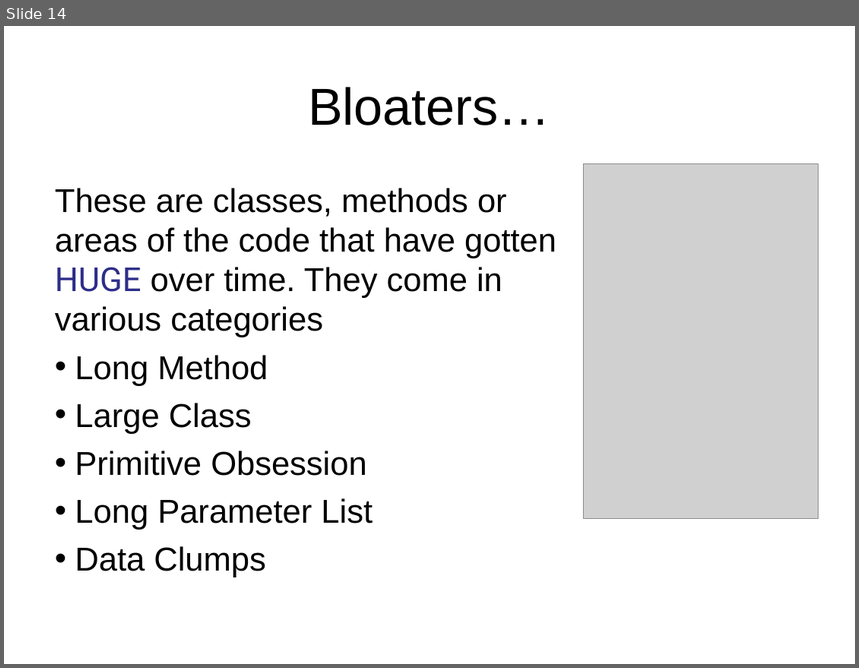
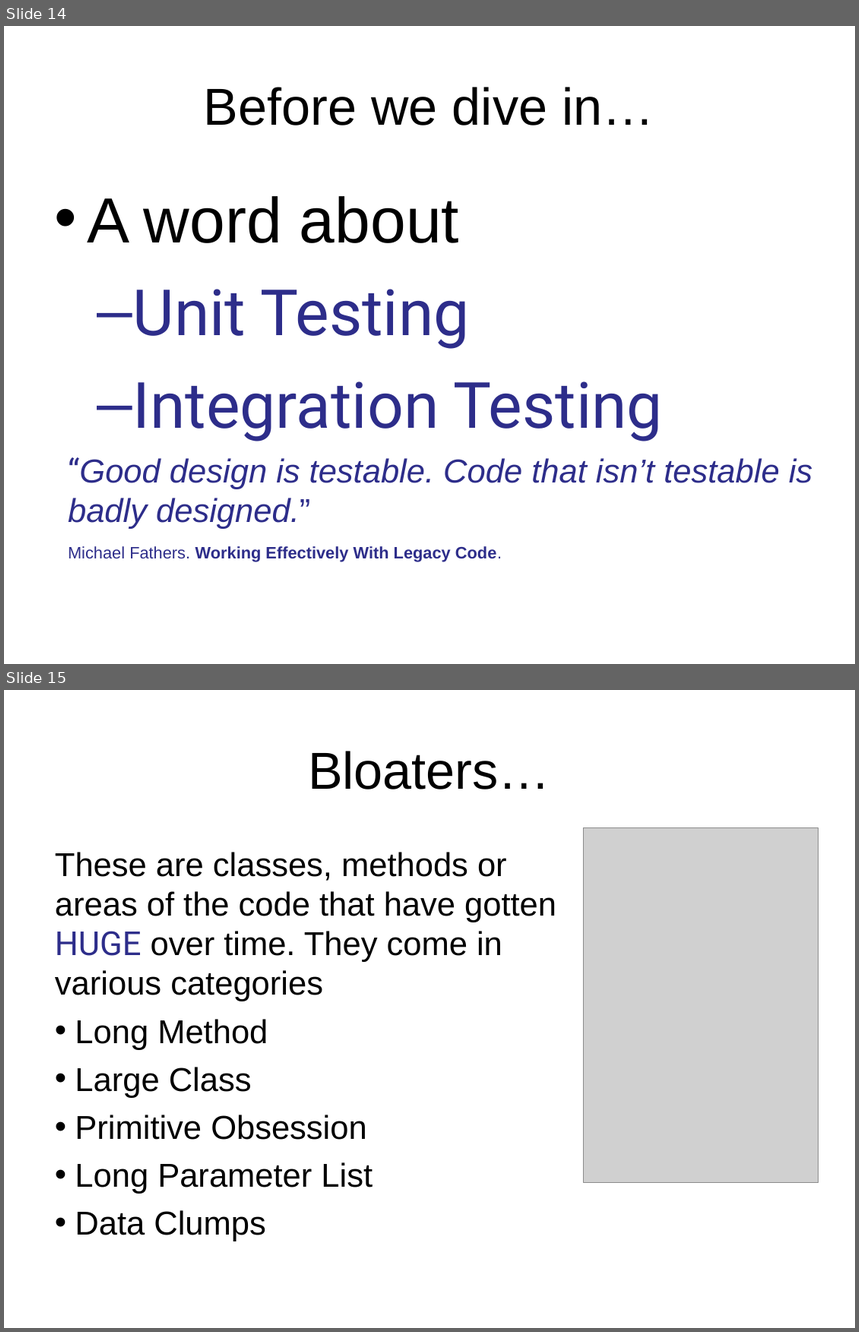
Before and after one commit to anibalvelarde/CodeSmells, a slide deck: DevelopingANoseForCodeSmells.ppt. Shown one above the other, each under a label of ours: slide 14 before the commit, slides 14 and 15 after it. The pictures are 859x668 and 859x1332 pixels, drawn with LibreOffice and Linux fonts; fonts in the diff are those of the drawing; grey boxes stand for pictures; background and template pictures are left out. Boxes give left, top, right and bottom in pixels: in the first picture for what was removed or moved away, otherwise in the second. Text is boxed around its words. In the diff, an @@ line names an element or a change of style, - is before the commit and + after.

```diff
--- a/DevelopingANoseForCodeSmells.ppt
+++ b/DevelopingANoseForCodeSmells.ppt
@@ slide 14 added at (4, 26, 855, 664), background picture (left out) @@
@@ title added at (204, 87, 655, 126), 44 pt, text #000000 @@
+Before we dive in…
@@ text added at (87, 196, 663, 442), 54 pt, text #2D2D8A @@
+• A word about
+  – Unit Testing
+  – Integration Testing
@@ text added at (68, 458, 813, 563), 28 pt, text #2D2D8A, italic @@
+“Good design is testable. Code that isn’t testable is badly designed.”
+Michael Fathers. Working Effectively With Legacy Code.
@@ what was slide 14 is now slide 15 @@
```
Also in this commit, not shown: 2 slides changed, 1 other slide added, 5 other files.
